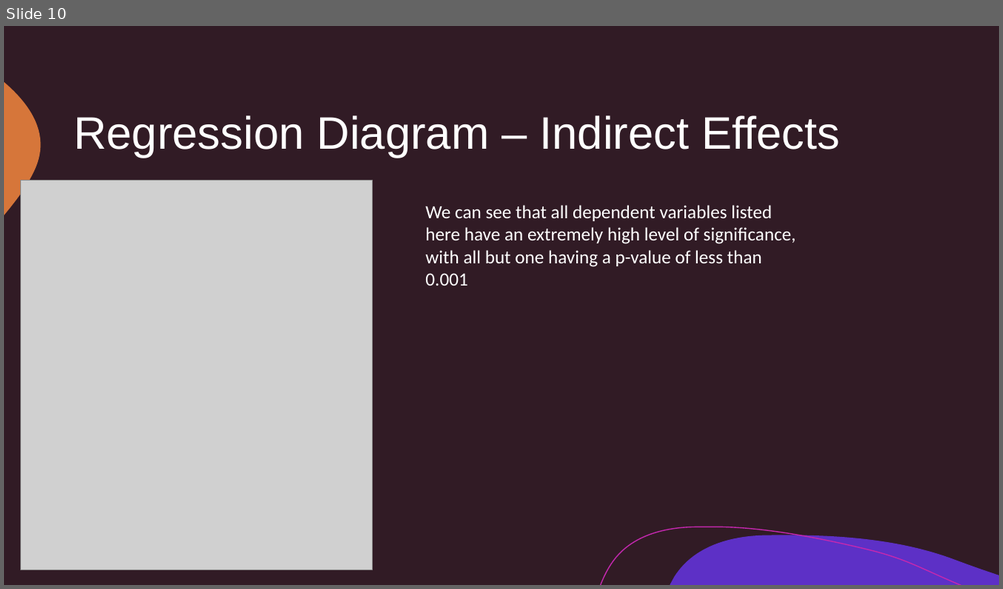
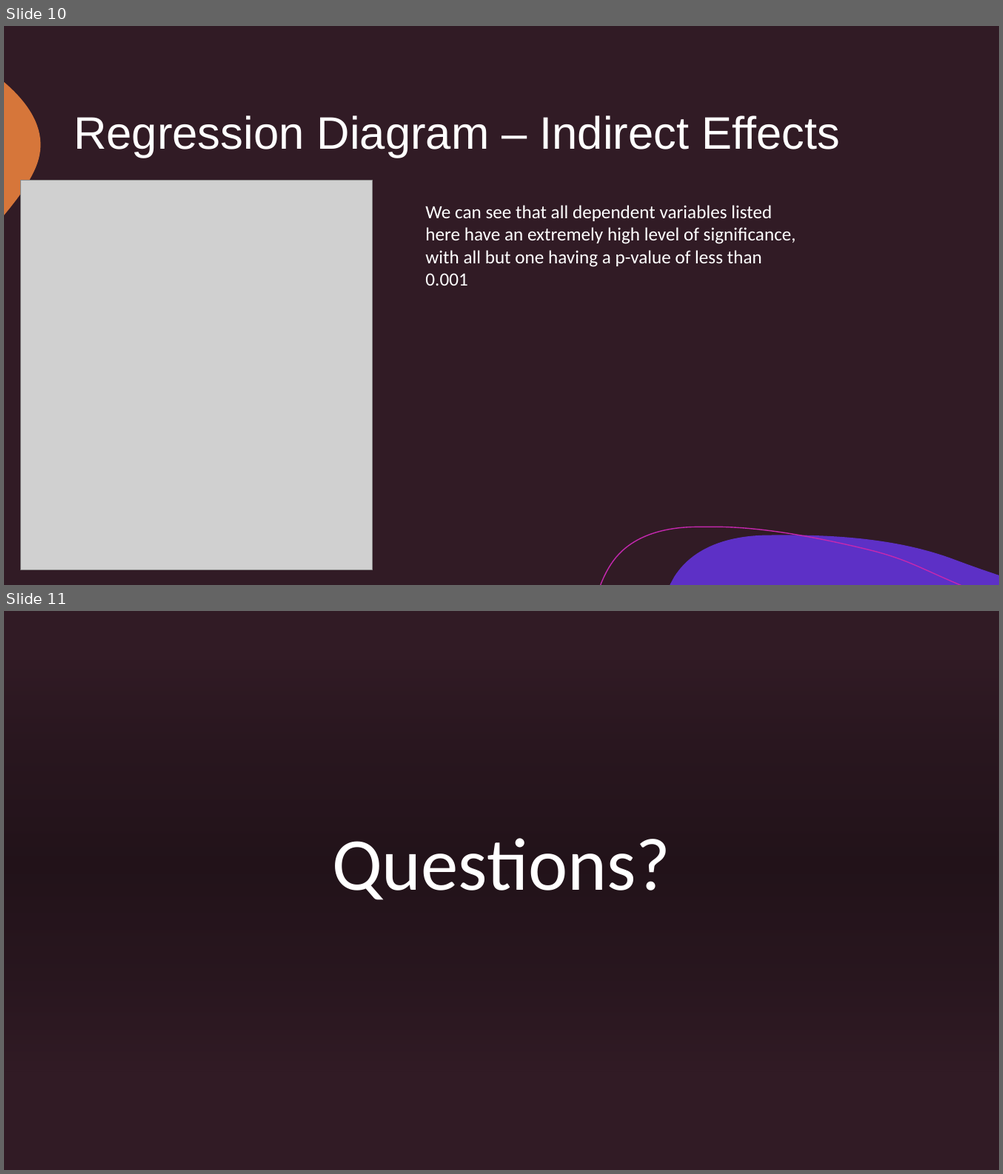
Before and after one commit to jgreenberg5342/SP22, a slide deck: AHCI/AHCI_Paper_Presentation.pptx. Shown one above the other, each under a label of ours: slide 10 before the commit, slides 10 and 11 after it. The pictures are 1003x589 and 1003x1174 pixels, drawn with LibreOffice and Linux fonts; fonts in the diff are those of the drawing; grey boxes stand for pictures; background and template pictures are left out. Boxes give left, top, right and bottom in pixels: in the first picture for what was removed or moved away, otherwise in the second. Text is boxed around its words. In the diff, an @@ line names an element or a change of style, - is before the commit and + after.

```diff
--- a/AHCI/AHCI_Paper_Presentation.pptx
+++ b/AHCI/AHCI_Paper_Presentation.pptx
@@ slide 11 added at (x1=4, y1=611, x2=999, y2=1170), background picture (left out) @@
@@ rectangle added at (x1=4, y1=611, x2=999, y2=1170), fill #311B25 @@
@@ freeform shape added at (x1=4, y1=667, x2=40, y2=800), fill #D6763A @@
@@ rectangle added at (x1=4, y1=660, x2=999, y2=1072), fill gradient #000000 @@
@@ title added at (x1=332, y1=838, x2=670, y2=900), 72 pt, text #FFFFFF @@
+Questions?
@@ freeform shape added at (x1=600, y1=1113, x2=961, y2=1170), outline #C428AF 1 pt @@
@@ freeform shape added at (x1=669, y1=1121, x2=999, y2=1170), fill #5D30C6 @@
```
Also in this commit, not shown: 4 slides changed.
